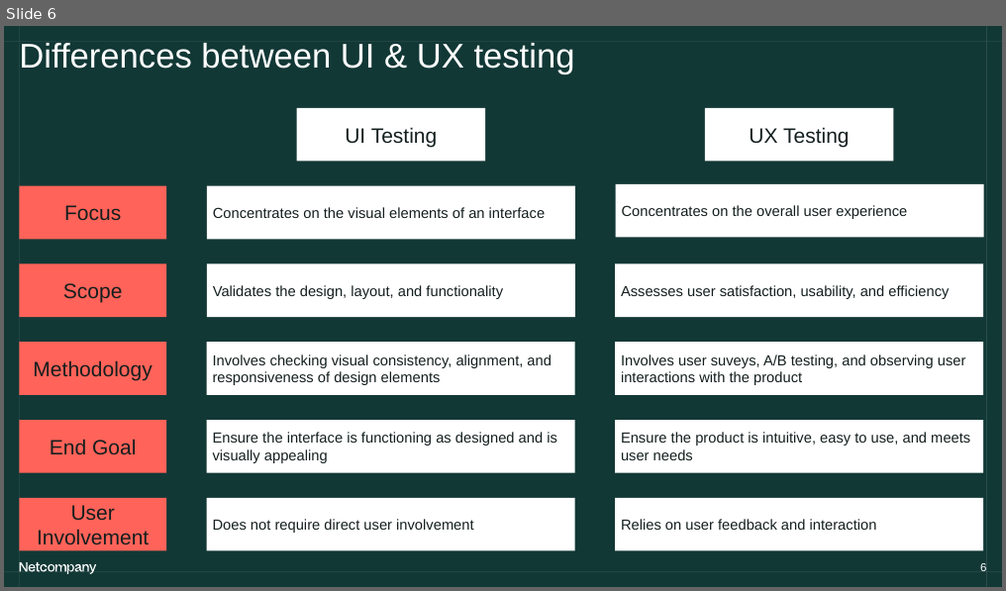
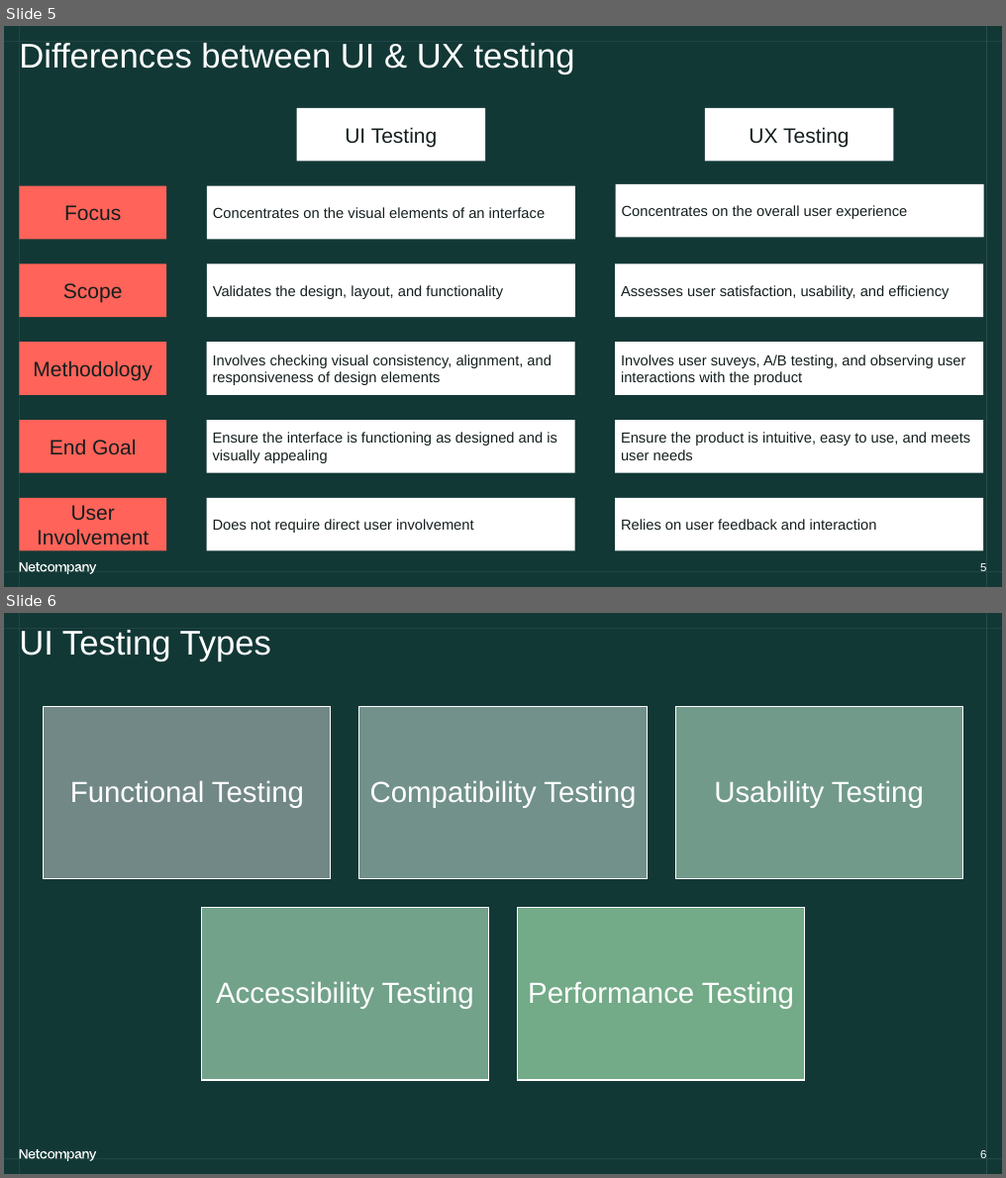
Before and after one commit to NLTTam/coe-ui-test-auto, a slide deck: test_cases/COE_UITest_Playwright.pptx. Shown one above the other, each under a label of ours: slide 6 before the commit, slides 5 and 6 after it. The pictures are 1006x591 and 1006x1178 pixels, drawn with LibreOffice and Linux fonts; fonts in the diff are those of the drawing. Boxes give left, top, right and bottom in pixels: in the first picture for what was removed or moved away, otherwise in the second. Text is boxed around its words. In the diff, an @@ line names an element or a change of style, - is before the commit and + after.

```diff
--- a/test_cases/COE_UITest_Playwright.pptx
+++ b/test_cases/COE_UITest_Playwright.pptx
@@ slide 6 added at [4, 613, 1002, 1174], background #141E1E; not listed: 4 template elements that a slide beside it also shows @@
@@ title added at [19, 630, 271, 663], 33 pt, text #FFFFFF @@
+UI Testing Types
@@ group added at [44, 707, 963, 1080]: 5 rectangles, 5 texts @@
+Functional Testing
+Compatibility Testing
+Usability Testing
+Accessibility Testing
+Performance Testing
@@ page number added at [980, 1151, 986, 1158], 11 pt, text #FFFFFF @@
+6
@@ what was slide 6 is now slide 5 @@
```
Also in this commit, not shown: 4 slides changed, 1 other slide added, 2 slides removed.
